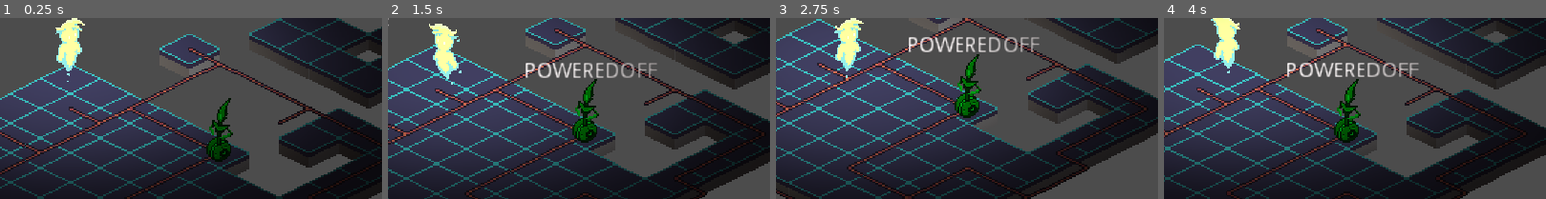
Above: before the commit, frames 1-4 (left to right).
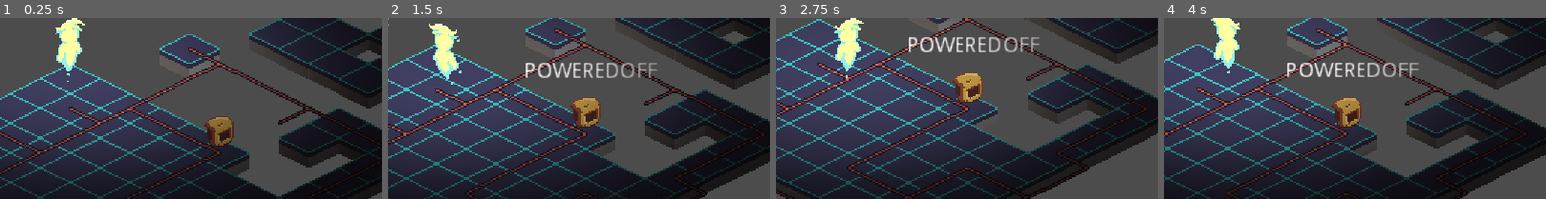
Above: after the commit, the same moments.

Repository: best-godot-team-ever/GoGodotJam
Game: Godot game, scene res://src/Levels/TestLevel.tscn
The game is run twice, just before and just after one commit, with the same random seed, the same clock (stepped at 60 frames per second) and the same inputs.
Inputs (mouse positions are % of the whole screen's width and height, from its top left):
- Up to frame 1 (0.25 s): no input
- Up to frame 2 (1.5 s): tap Enter at 0.5 s; move the mouse to (72, 32) at 0.52 s; hold D (right) 0.53-1.28 s; tap R at 0.6, 1.35 s; move the mouse to (30, 45) at 1.27 s; hold S (down) from 1.28 s (still down)
- Up to frame 3 (2.75 s): move the mouse to (60, 11) at 2.02 s; release S (down) at 2.03 s; hold D (right) from 2.03 s (still down); tap R at 2.1 s
- Up to frame 4 (4 s): move the mouse to (45, 63) at 2.77 s; release D (right) at 2.78 s; hold W (up) 2.78-3.53 s; tap R at 2.85, 3.6 s; move the mouse to (80, 57) at 3.52 s; hold A (left) from 3.53 s (still down)
The pictures show only the part of the screen within x 41-91%, y 22-72%; the shares and areas given below are measured in that part.

The runs differ from the first frame. In frame 1, 1.7% of the frame differs, in the area x 53-62%, y 44-80%; in frame 2, 1.7%; in frame 3, 1.8%, in the area x 46-55%, y 20-56%; in frame 4, 1.7%.

Commit message:
Leecher animations

Diff:
--- a/src/Entity/Enemy/Grabber.tscn
+++ b/src/Entity/Enemy/Grabber.tscn
@@ -1,6 +1,6 @@
 [gd_scene load_steps=4 format=2]
 
-[ext_resource path="res://assets/Enemy2.png" type="Texture" id=1]
+[ext_resource path="res://assets/Enemies/Enemy2.png" type="Texture" id=1]
 [ext_resource path="res://src/Entity/Entity.tscn" type="PackedScene" id=2]
 [ext_resource path="res://src/Entity/Enemy/Grabber.gd" type="Script" id=3]
 
--- a/src/Entity/Enemy/Leecher.tscn
+++ b/src/Entity/Enemy/Leecher.tscn
@@ -1,16 +1,370 @@
-[gd_scene load_steps=4 format=2]
+[gd_scene load_steps=17 format=2]
 
 [ext_resource path="res://src/Entity/Entity.tscn" type="PackedScene" id=1]
-[ext_resource path="res://assets/Enemy2.png" type="Texture" id=2]
+[ext_resource path="res://assets/Enemies/leech-Sheet.png" type="Texture" id=2]
 [ext_resource path="res://src/Entity/Enemy/Leecher.gd" type="Script" id=3]
+
+[sub_resource type="Animation" id=1]
+length = 0.001
+tracks/0/type = "value"
+tracks/0/path = NodePath("Sprite:frame")
+tracks/0/interp = 1
+tracks/0/loop_wrap = true
+tracks/0/imported = false
+tracks/0/enabled = true
+tracks/0/keys = {
+"times": PoolRealArray( 0 ),
+"transitions": PoolRealArray( 1 ),
+"update": 0,
+"values": [ 12 ]
+}
+tracks/1/type = "value"
+tracks/1/path = NodePath("Sprite:flip_h")
+tracks/1/interp = 1
+tracks/1/loop_wrap = true
+tracks/1/imported = false
+tracks/1/enabled = true
+tracks/1/keys = {
+"times": PoolRealArray( 0 ),
+"transitions": PoolRealArray( 1 ),
+"update": 0,
+"values": [ true ]
+}
+
+[sub_resource type="Animation" id=4]
+resource_name = "active_down"
+length = 0.4
+tracks/0/type = "value"
+tracks/0/path = NodePath("Sprite:frame")
+tracks/0/interp = 1
+tracks/0/loop_wrap = true
+tracks/0/imported = false
+tracks/0/enabled = true
+tracks/0/keys = {
+"times": PoolRealArray( 0, 0.1, 0.2, 0.3 ),
+"transitions": PoolRealArray( 1, 1, 1, 1 ),
+"update": 1,
+"values": [ 0, 1, 2, 3 ]
+}
+tracks/1/type = "value"
+tracks/1/path = NodePath("Sprite:flip_h")
+tracks/1/interp = 1
+tracks/1/loop_wrap = true
+tracks/1/imported = false
+tracks/1/enabled = true
+tracks/1/keys = {
+"times": PoolRealArray( 0 ),
+"transitions": PoolRealArray( 1 ),
+"update": 1,
+"values": [ false ]
+}
+
+[sub_resource type="Animation" id=5]
+resource_name = "active_left"
+length = 0.4
+tracks/0/type = "value"
+tracks/0/path = NodePath("Sprite:frame")
+tracks/0/interp = 1
+tracks/0/loop_wrap = true
+tracks/0/imported = false
+tracks/0/enabled = true
+tracks/0/keys = {
+"times": PoolRealArray( 0, 0.1, 0.2, 0.3 ),
+"transitions": PoolRealArray( 1, 1, 1, 1 ),
+"update": 1,
+"values": [ 6, 7, 8, 9 ]
+}
+tracks/1/type = "value"
+tracks/1/path = NodePath("Sprite:flip_h")
+tracks/1/interp = 1
+tracks/1/loop_wrap = true
+tracks/1/imported = false
+tracks/1/enabled = true
+tracks/1/keys = {
+"times": PoolRealArray( 0 ),
+"transitions": PoolRealArray( 1 ),
+"update": 1,
+"values": [ true ]
+}
+
+[sub_resource type="Animation" id=6]
+resource_name = "active_up"
+length = 0.4
+tracks/0/type = "value"
+tracks/0/path = NodePath("Sprite:frame")
+tracks/0/interp = 1
+tracks/0/loop_wrap = true
+tracks/0/imported = false
+tracks/0/enabled = true
+tracks/0/keys = {
+"times": PoolRealArray( 0, 0.1, 0.2, 0.3 ),
+"transitions": PoolRealArray( 1, 1, 1, 1 ),
+"update": 1,
+"values": [ 6, 7, 8, 9 ]
+}
+tracks/1/type = "value"
+tracks/1/path = NodePath("Sprite:flip_h")
+tracks/1/interp = 1
+tracks/1/loop_wrap = true
+tracks/1/imported = false
+tracks/1/enabled = true
+tracks/1/keys = {
+"times": PoolRealArray( 0 ),
+"transitions": PoolRealArray( 1 ),
+"update": 1,
+"values": [ false ]
+}
+
+[sub_resource type="Animation" id=2]
+resource_name = "powering_up"
+length = 0.6
+tracks/0/type = "value"
+tracks/0/path = NodePath("Sprite:frame")
+tracks/0/interp = 1
+tracks/0/loop_wrap = true
+tracks/0/imported = false
+tracks/0/enabled = true
+tracks/0/keys = {
+"times": PoolRealArray( 0, 0.1, 0.2, 0.3, 0.4, 0.5 ),
+"transitions": PoolRealArray( 1, 1, 1, 1, 1, 1 ),
+"update": 1,
+"values": [ 12, 13, 14, 15, 16, 17 ]
+}
+
+[sub_resource type="Animation" id=3]
+resource_name = "switch_off_down"
+length = 0.6
+tracks/0/type = "value"
+tracks/0/path = NodePath("Sprite:frame")
+tracks/0/interp = 1
+tracks/0/loop_wrap = true
+tracks/0/imported = false
+tracks/0/enabled = true
+tracks/0/keys = {
+"times": PoolRealArray( 0, 0.1, 0.2, 0.3, 0.4, 0.5 ),
+"transitions": PoolRealArray( 1, 1, 1, 1, 1, 1 ),
+"update": 1,
+"values": [ 17, 16, 15, 14, 13, 12 ]
+}
+tracks/1/type = "value"
+tracks/1/path = NodePath("Sprite:flip_h")
+tracks/1/interp = 1
+tracks/1/loop_wrap = true
+tracks/1/imported = false
+tracks/1/enabled = true
+tracks/1/keys = {
+"times": PoolRealArray( 0 ),
+"transitions": PoolRealArray( 1 ),
+"update": 1,
+"values": [ false ]
+}
+
+[sub_resource type="Animation" id=7]
+resource_name = "switch_off_left"
+length = 0.6
+tracks/0/type = "value"
+tracks/0/path = NodePath("Sprite:frame")
+tracks/0/interp = 1
+tracks/0/loop_wrap = true
+tracks/0/imported = false
+tracks/0/enabled = true
+tracks/0/keys = {
+"times": PoolRealArray( 0, 0.1, 0.2, 0.3, 0.4 ),
+"transitions": PoolRealArray( 1, 1, 1, 1, 1 ),
+"update": 1,
+"values": [ 22, 21, 20, 19, 18 ]
+}
+tracks/1/type = "value"
+tracks/1/path = NodePath("Sprite:flip_h")
+tracks/1/interp = 1
+tracks/1/loop_wrap = true
+tracks/1/imported = false
+tracks/1/enabled = true
+tracks/1/keys = {
+"times": PoolRealArray( 0 ),
+"transitions": PoolRealArray( 1 ),
+"update": 1,
+"values": [ true ]
+}
+
+[sub_resource type="Animation" id=8]
+resource_name = "switch_off_right"
+length = 0.6
+tracks/0/type = "value"
+tracks/0/path = NodePath("Sprite:frame")
+tracks/0/interp = 1
+tracks/0/loop_wrap = true
+tracks/0/imported = false
+tracks/0/enabled = true
+tracks/0/keys = {
+"times": PoolRealArray( 0, 0.1, 0.2, 0.3, 0.4, 0.5 ),
+"transitions": PoolRealArray( 1, 1, 1, 1, 1, 1 ),
+"update": 1,
+"values": [ 17, 16, 15, 14, 13, 12 ]
+}
+tracks/1/type = "value"
+tracks/1/path = NodePath("Sprite:flip_h")
+tracks/1/interp = 1
+tracks/1/loop_wrap = true
+tracks/1/imported = false
+tracks/1/enabled = true
+tracks/1/keys = {
+"times": PoolRealArray( 0 ),
+"transitions": PoolRealArray( 1 ),
+"update": 1,
+"values": [ true ]
+}
+
+[sub_resource type="Animation" id=11]
+resource_name = "switch_off_up"
+length = 0.6
+tracks/0/type = "value"
+tracks/0/path = NodePath("Sprite:frame")
+tracks/0/interp = 1
+tracks/0/loop_wrap = true
+tracks/0/imported = false
+tracks/0/enabled = true
+tracks/0/keys = {
+"times": PoolRealArray( 0, 0.1, 0.2, 0.3, 0.4 ),
+"transitions": PoolRealArray( 1, 1, 1, 1, 1 ),
+"update": 1,
+"values": [ 22, 21, 20, 19, 18 ]
+}
+tracks/1/type = "value"
+tracks/1/path = NodePath("Sprite:flip_h")
+tracks/1/interp = 1
+tracks/1/loop_wrap = true
+tracks/1/imported = false
+tracks/1/enabled = true
+tracks/1/keys = {
+"times": PoolRealArray( 0 ),
+"transitions": PoolRealArray( 1 ),
+"update": 1,
+"values": [ false ]
+}
+
+[sub_resource type="Animation" id=12]
+resource_name = "switch_on_down"
+length = 0.6
+tracks/0/type = "value"
+tracks/0/path = NodePath("Sprite:frame")
+tracks/0/interp = 1
+tracks/0/loop_wrap = true
+tracks/0/imported = false
+tracks/0/enabled = true
+tracks/0/keys = {
+"times": PoolRealArray( 0, 0.1, 0.2, 0.3, 0.4, 0.5 ),
+"transitions": PoolRealArray( 1, 1, 1, 1, 1, 1 ),
+"update": 1,
+"values": [ 12, 13, 14, 15, 16, 17 ]
+}
+tracks/1/type = "value"
+tracks/1/path = NodePath("Sprite:flip_h")
+tracks/1/interp = 1
+tracks/1/loop_wrap = true
+tracks/1/imported = false
+tracks/1/enabled = true
+tracks/1/keys = {
+"times": PoolRealArray( 0 ),
+"transitions": PoolRealArray( 1 ),
+"update": 1,
+"values": [ false ]
+}
+
+[sub_resource type="Animation" id=9]
+resource_name = "switch_on_left"
+length = 0.6
+tracks/0/type = "value"
+tracks/0/path = NodePath("Sprite:frame")
+tracks/0/interp = 1
+tracks/0/loop_wrap = true
+tracks/0/imported = false
+tracks/0/enabled = true
+tracks/0/keys = {
+"times": PoolRealArray( 0, 0.1, 0.2, 0.3, 0.4 ),
+"transitions": PoolRealArray( 1, 1, 1, 1, 1 ),
+"update": 1,
+"values": [ 18, 19, 20, 21, 22 ]
+}
+tracks/1/type = "value"
+tracks/1/path = NodePath("Sprite:flip_h")
+tracks/1/interp = 1
+tracks/1/loop_wrap = true
+tracks/1/imported = false
+tracks/1/enabled = true
+tracks/1/keys = {
+"times": PoolRealArray( 0 ),
+"transitions": PoolRealArray( 1 ),
+"update": 1,
+"values": [ true ]
+}
+
+[sub_resource type="Animation" id=13]
+resource_name = "switch_on_right"
+length = 0.6
+tracks/0/type = "value"
+tracks/0/path = NodePath("Sprite:frame")
+tracks/0/interp = 1
+tracks/0/loop_wrap = true
+tracks/0/imported = false
+tracks/0/enabled = true
+tracks/0/keys = {
+"times": PoolRealArray( 0, 0.1, 0.2, 0.3, 0.4, 0.5 ),
+"transitions": PoolRealArray( 1, 1, 1, 1, 1, 1 ),
+"update": 1,
+"values": [ 12, 13, 14, 15, 16, 17 ]
+}
+tracks/1/type = "value"
+tracks/1/path = NodePath("Sprite:flip_h")
+tracks/1/interp = 1
+tracks/1/loop_wrap = true
+tracks/1/imported = false
+tracks/1/enabled = true
+tracks/1/keys = {
+"times": PoolRealArray( 0 ),
+"transitions": PoolRealArray( 1 ),
+"update": 1,
+"values": [ true ]
+}
+
+[sub_resource type="Animation" id=10]
+resource_name = "switch_on_up"
+length = 0.6
+tracks/0/type = "value"
+tracks/0/path = NodePath("Sprite:frame")
+tracks/0/interp = 1
+tracks/0/loop_wrap = true
+tracks/0/imported = false
+tracks/0/enabled = true
+tracks/0/keys = {
+"times": PoolRealArray( 0, 0.1, 0.2, 0.3, 0.4 ),
+"transitions": PoolRealArray( 1, 1, 1, 1, 1 ),
+"update": 1,
+"values": [ 18, 19, 20, 21, 22 ]
+}
+tracks/1/type = "value"
+tracks/1/path = NodePath("Sprite:flip_h")
+tracks/1/interp = 1
+tracks/1/loop_wrap = true
+tracks/1/imported = false
+tracks/1/enabled = true
+tracks/1/keys = {
+"times": PoolRealArray( 0 ),
+"transitions": PoolRealArray( 1 ),
+"update": 1,
+"values": [ false ]
+}
 
 [node name="Leecher" instance=ExtResource( 1 )]
 script = ExtResource( 3 )
 
 [node name="Sprite" parent="." index="0"]
-modulate = Color( 0, 0.72549, 0.0980392, 1 )
 texture = ExtResource( 2 )
 offset = Vector2( 0, -15 )
+flip_h = true
+hframes = 6
+vframes = 4
+frame = 12
 
 [node name="Label" type="Label" parent="." index="2"]
 margin_left = -41.0
@@ -22,3 +376,18 @@
 __meta__ = {
 "_edit_use_anchors_": false
 }
+
+[node name="AnimationPlayer" type="AnimationPlayer" parent="." index="3"]
+anims/RESET = SubResource( 1 )
+anims/active_down = SubResource( 4 )
+anims/active_left = SubResource( 5 )
+anims/active_up = SubResource( 6 )
+anims/powering_up = SubResource( 2 )
+anims/switch_off_down = SubResource( 3 )
+anims/switch_off_left = SubResource( 7 )
+anims/switch_off_right = SubResource( 8 )
+anims/switch_off_up = SubResource( 11 )
+anims/switch_on_down = SubResource( 12 )
+anims/switch_on_left = SubResource( 9 )
+anims/switch_on_right = SubResource( 13 )
+anims/switch_on_up = SubResource( 10 )
Renamed: assets/Enemy2.png -> assets/Enemies/Enemy2.png
Not shown, added: assets/Enemies/Enemy2.png.import
Binary file added: assets/Enemies/leech-Sheet.png
Not shown, changed: assets/Enemies/leech-Sheet.png.import
